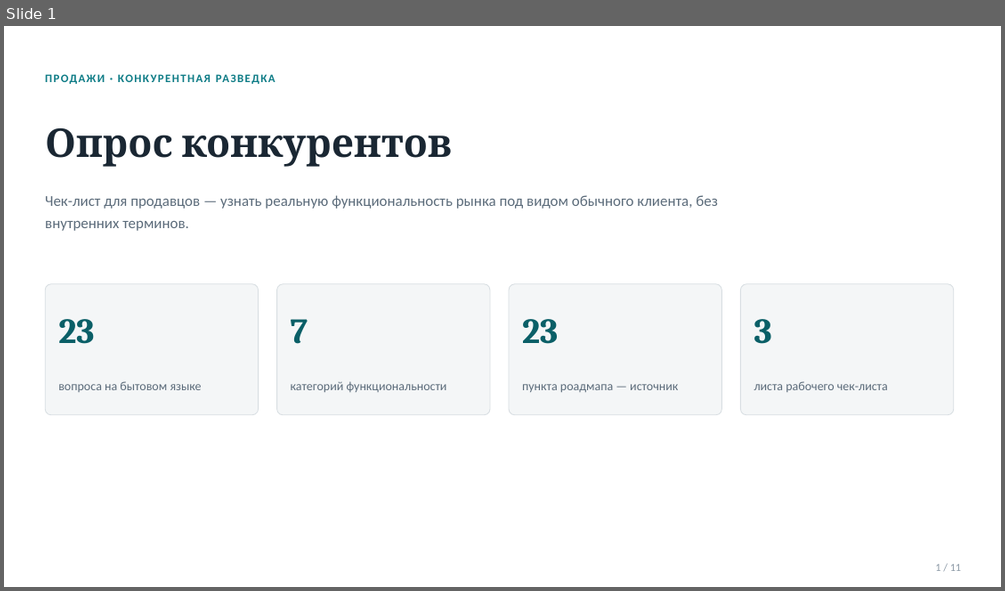
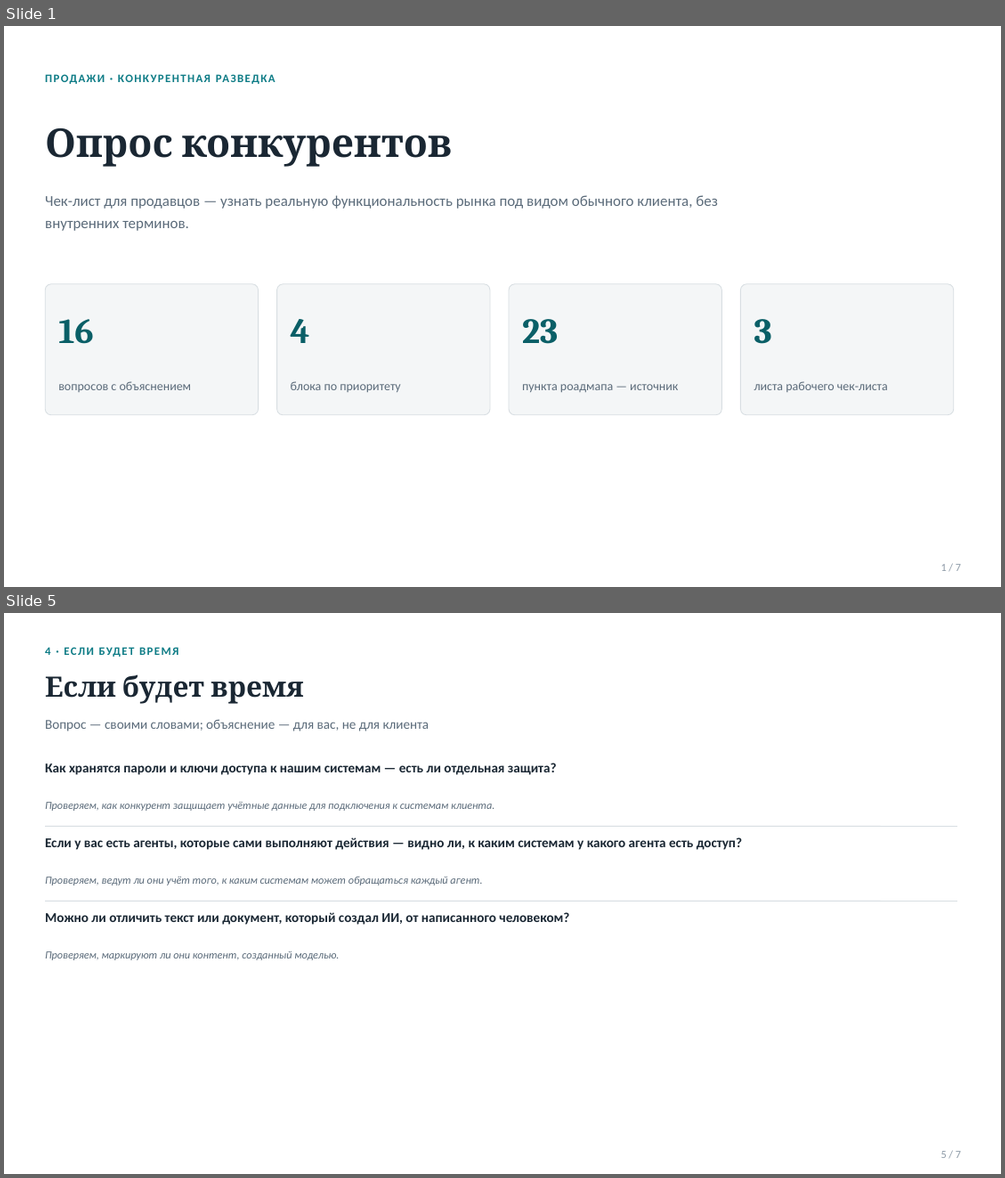
Before and after one commit to vladilslavandrosov-prog/job-RAG, a slide deck: docs/sales-enablement/opros-konkurentov-presentation.pptx. Shown one above the other, each under a label of ours: slide 1 before the commit, slides 1 and 5 after it; the slides between them are not shown. The pictures are 1005x591 and 1005x1178 pixels, drawn with LibreOffice and Linux fonts; fonts in the diff are those of the drawing. Boxes give left, top, right and bottom in pixels: in the first picture for what was removed or moved away, otherwise in the second. Text is boxed around its words. In the diff, an @@ line names an element or a change of style, - is before the commit and + after.

```diff
--- a/docs/sales-enablement/opros-konkurentov-presentation.pptx
+++ b/docs/sales-enablement/opros-konkurentov-presentation.pptx
@@ slide 5 added at [4, 613, 1001, 1174], background #FFFFFF @@
@@ text added at [45, 647, 50, 655], 11 pt, text #0E7C86, bold @@
+4 · ЕСЛИ БУДЕТ ВРЕМЯ
@@ text added at [45, 674, 303, 704], 27 pt, text #1A2733, bold @@
+Если будет время
@@ text added at [45, 719, 429, 731], 13 pt, text #5B6B7A @@
+Вопрос — своими словами; объяснение — для вас, не для клиента
@@ text added at [45, 763, 557, 775], 13 pt, text #1A2733, bold @@
+Как хранятся пароли и ключи доступа к нашим системам — есть ли отдельная защита?
@@ text added at [45, 802, 494, 811], 10.5 pt, text #5B6B7A, italic @@
+Проверяем, как конкурент защищает учётные данные для подключения к системам клиента.
@@ line added from (45, 826) to (957, 826), #D8DEE2 0.75 pt @@
@@ text added at [45, 837, 742, 850], 13 pt, text #1A2733, bold @@
+Если у вас есть агенты, которые сами выполняют действия — видно ли, к каким системам у какого агента есть доступ?
@@ text added at [45, 876, 482, 885], 10.5 pt, text #5B6B7A, italic @@
+Проверяем, ведут ли они учёт того, к каким системам может обращаться каждый агент.
@@ line added from (45, 900) to (957, 900), #D8DEE2 0.75 pt @@
@@ text added at [45, 912, 569, 925], 13 pt, text #1A2733, bold @@
+Можно ли отличить текст или документ, который создал ИИ, от написанного человеком?
@@ text added at [45, 951, 339, 960], 10.5 pt, text #5B6B7A, italic @@
+Проверяем, маркируют ли они контент, созданный моделью.
@@ text added at [941, 1151, 961, 1158], 10.5 pt, text #8C99A6 @@
+5 / 7
@@ slide 1 changed as well @@
@@ text at [58, 319, 93, 344]: text changed @@
-23
+16
@@ text at [291, 319, 310, 343]: text changed @@
-7
+4
@@ text at [58, 381, 192, 392]: text changed @@
-вопроса на бытовом языке
+вопросов с объяснением
@@ text at [291, 381, 400, 392]: text changed @@
-категорий функциональности
+блока по приоритету
@@ text at [941, 564, 961, 571]: text changed @@
-1 / 11
+1 / 7
```
Also in this commit, not shown: 3 other slides changed, 2 other slides added, 7 slides removed, 1 other file.
